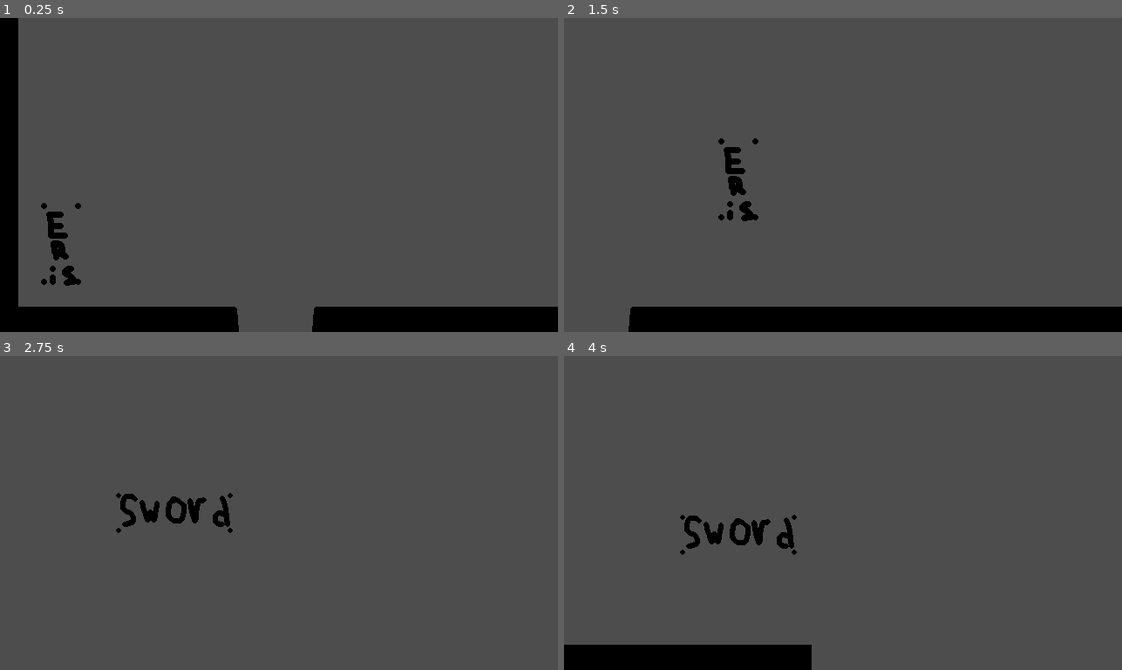
Above: before the commit, frames 1-4 (two rows, left to right).
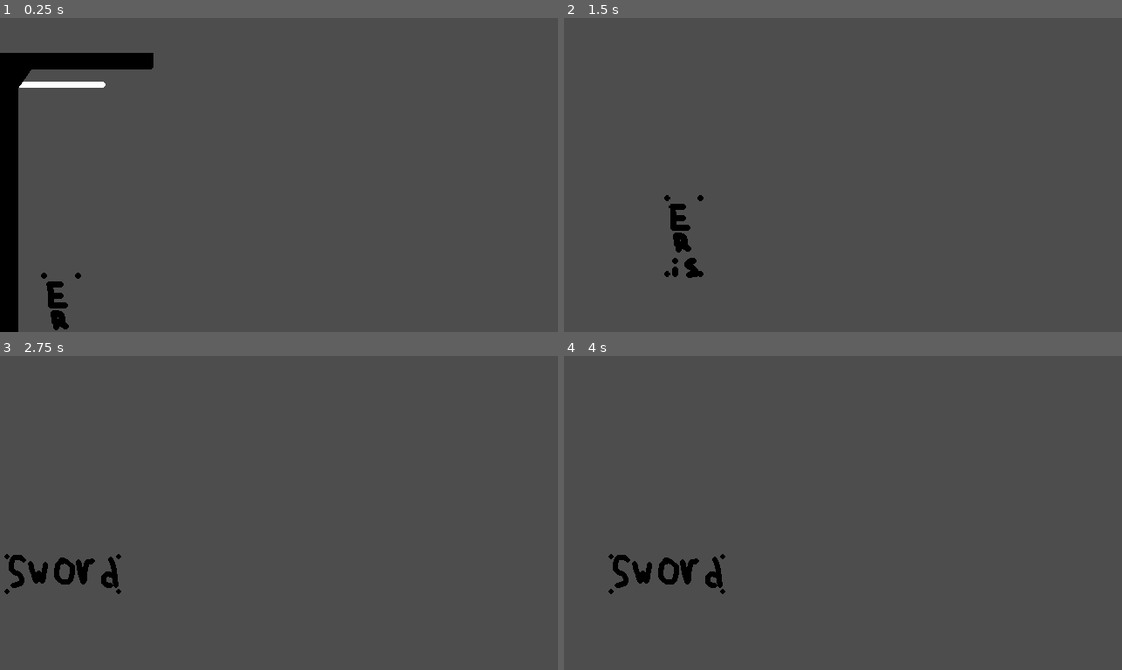
Above: after the commit, the same moments.

Repository: TheBeeseChurger/TheErisProject
Game: Godot game, scene res://Scenes/game.tscn
Same seed, same stepped clock (60 frames per second), same inputs: the game is played once before the commit and once after it. The project has no main scene, so this scene is started directly.
Inputs:
- Up to frame 1 (0.25 s): no input
- Up to frame 2 (1.5 s): hold D (Right) from 0.53 s (still down); tap Q (Transform) at 0.6, 1.35 s; tap Space (Jump) at 0.77 s
- Up to frame 3 (2.75 s): tap Space (Jump) at 1.52 s; tap Enter at 2 s; release D (Right) at 2.03 s; hold A (Left) from 2.03 s (still down); tap Q (Transform) at 2.1 s
- Up to frame 4 (4 s): release A (Left) at 2.78 s; hold D (Right) from 2.78 s (still down); tap Q (Transform) at 2.85, 3.6 s; tap Space (Jump) at 3.02, 3.77 s

The runs differ from the first frame. In frame 1, 9.3% of the frame differs, in the area x 0-100%, y 0-100%; in frame 2, 8.3%; in frame 3, 1.7%; in frame 4, 5.3%.

Commit message:
Camera Movement Added

Diff:
--- /dev/null
+++ b/Scenes/camera_manager.gd
@@ -0,0 +1,12 @@
+extends Camera2D
+
+const SPEED = 400.0
+
+@onready var player = $"../Player"
+
+@export var player_x_offset: float = -100.0
+@export var player_y_offset: float = -250.0
+# Called every frame. 'delta' is the elapsed time since the previous frame.
+func _process(delta: float) -> void:
+	position.x = move_toward(position.x, player.position.x + (player_x_offset), SPEED * delta)
+	position.y = move_toward(position.y, player.position.y + (player_y_offset), SPEED * delta)
--- a/Scenes/game.gd
+++ b/Scenes/game.gd
@@ -8,11 +8,11 @@
 
 
 # Called every frame. 'delta' is the elapsed time since the previous frame.
-func _process(delta: float) -> void:
+func _process(_delta: float) -> void:
 	pass
 
 func _on_kill_floor_entered(body: Node2D) -> void:
 	if body != player:
 		return
 
-	get_tree().reload_current_scene()
+	get_tree().call_deferred("reload_current_scene")
--- a/Scenes/game.tscn
+++ b/Scenes/game.tscn
@@ -1,8 +1,9 @@
-[gd_scene load_steps=5 format=3 uid="uid://drvy0fs4okf4v"]
+[gd_scene load_steps=6 format=3 uid="uid://drvy0fs4okf4v"]
 
 [ext_resource type="Script" path="res://Scenes/game.gd" id="1_r5hwt"]
 [ext_resource type="Texture2D" uid="uid://chjb2yqrpaadm" path="res://Sprites/TestMap.png" id="1_x0fgi"]
 [ext_resource type="PackedScene" uid="uid://cuiiillv7rwnd" path="res://Scenes/player.tscn" id="2_yxle0"]
+[ext_resource type="Script" path="res://Scenes/camera_manager.gd" id="4_mbf26"]
 
 [sub_resource type="WorldBoundaryShape2D" id="WorldBoundaryShape2D_hp1i2"]
 normal = Vector2(0, -4.095)
@@ -38,4 +39,11 @@
 [node name="Player" parent="." instance=ExtResource("2_yxle0")]
 position = Vector2(70, 230)
 
+[node name="Camera2D" type="Camera2D" parent="."]
+position = Vector2(-200, -180)
+anchor_mode = 0
+limit_left = 0
+limit_bottom = 360
+script = ExtResource("4_mbf26")
+
 [connection signal="body_entered" from="MG/Area2D" to="." method="_on_kill_floor_entered"]
--- a/Scenes/player.tscn
+++ b/Scenes/player.tscn
@@ -47,8 +47,5 @@
 disabled = true
 debug_color = Color(0.929662, 0.2192, 0.386028, 0.42)
 
-[node name="Camera2D" type="Camera2D" parent="."]
-position = Vector2(-200, -180)
-anchor_mode = 0
-limit_left = 0
-limit_bottom = 360
+[node name="CameraPos" type="Marker2D" parent="."]
+position = Vector2(-73.03, -243.32)
--- a/project.godot
+++ b/project.godot
@@ -64,3 +64,15 @@
 , Object(InputEventKey,"resource_local_to_scene":false,"resource_name":"","device":-1,"window_id":0,"alt_pressed":false …(183 unchanged characters)…
 ]
 }
+"L Attack"={
+"deadzone": 0.5,
+"events": [Object(InputEventJoypadMotion,"resource_local_to_scene":false,"resource_name":"","device":0,"axis":4,"axis_value":1.0,"script":null)
+, Object(InputEventMouseButton,"resource_local_to_scene":false,"resource_name":"","device":0,"window_id":0,"alt_pressed":false,"shift_pressed":false,"ctrl_pressed":false,"meta_pressed":false,"button_mask":0,"position":Vector2(0, 0),"global_position":Vector2(0, 0),"factor":1.0,"button_index":1,"canceled":false,"pressed":false,"double_click":false,"script":null)
+]
+}
+"H Attack"={
+"deadzone": 0.5,
+"events": [Object(InputEventJoypadMotion,"resource_local_to_scene":false,"resource_name":"","device":0,"axis":5,"axis_value":1.0,"script":null)
+, Object(InputEventMouseButton,"resource_local_to_scene":false,"resource_name":"","device":0,"window_id":0,"alt_pressed":false,"shift_pressed":false,"ctrl_pressed":false,"meta_pressed":false,"button_mask":0,"position":Vector2(0, 0),"global_position":Vector2(0, 0),"factor":1.0,"button_index":2,"canceled":false,"pressed":false,"double_click":false,"script":null)
+]
+}
